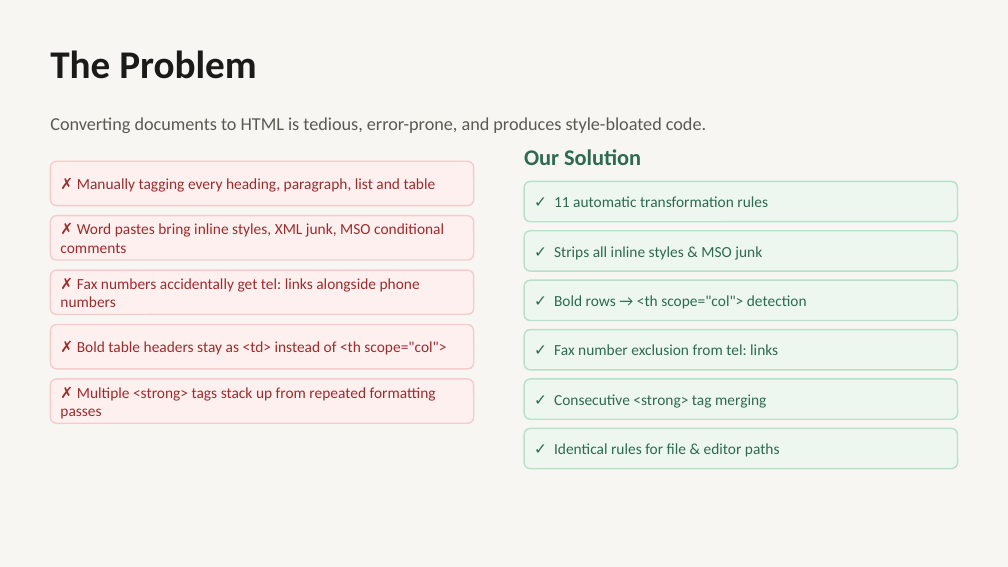
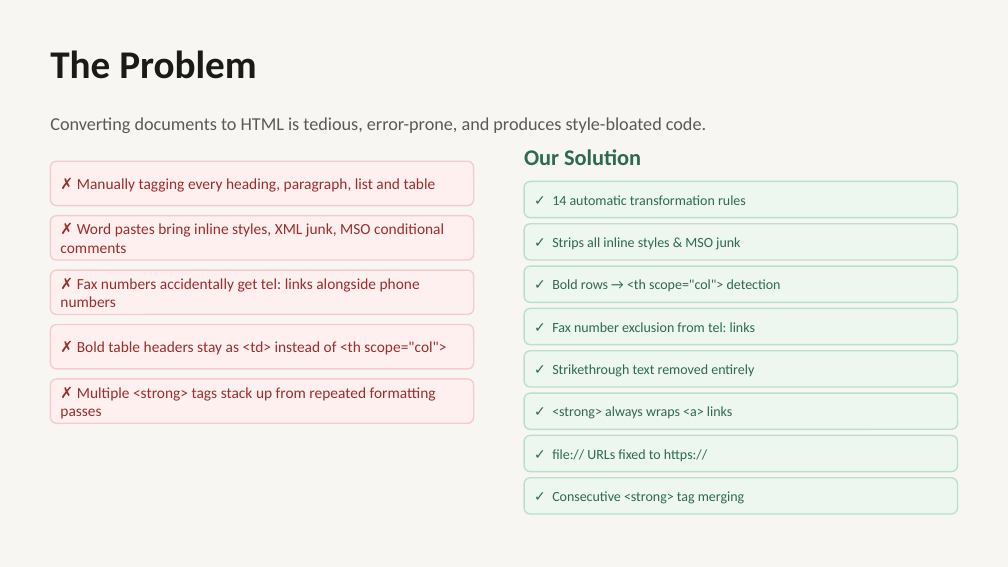
Before and after one commit to mckeyan2/docs-to-html-code, a slide deck: slide 2 of dochtml-demo.pptx. Drawn at 1008x567 pixels with LibreOffice and Linux fonts; fonts in the diff are those of the drawing. Boxes give left, top, right and bottom in pixels: in the first picture for what was removed or moved away, otherwise in the second. Text is boxed around its words. In the diff, an @@ line names an element or a change of style, - is before the commit and + after.

Commit message:
Strikethrough & Url orrection

```diff
--- a/dochtml-demo.pptx
+++ b/dochtml-demo.pptx
@@ rounded rectangle: place and size @@
-rounded rectangle at bbox=[524, 181, 958, 222]
+rounded rectangle at bbox=[524, 181, 958, 218]
@@ text at bbox=[552, 195, 746, 205]: text changed; size 11 to 10 pt @@
-✓ 11 automatic transformation rules
+✓ 14 automatic transformation rules
@@ rounded rectangle: place and size @@
-rounded rectangle at bbox=[524, 231, 958, 271]
+rounded rectangle at bbox=[524, 224, 958, 260]
@@ text "✓ Strips all inline styles ...": place and size @@
-text "✓ Strips all inline styles ..." at bbox=[554, 246, 762, 260]
+text "✓ Strips all inline styles ..." at bbox=[552, 237, 740, 250]
@@ rounded rectangle: place and size @@
-rounded rectangle at bbox=[524, 280, 958, 321]
+rounded rectangle at bbox=[524, 266, 958, 302]
@@ text "✓ Bold rows → <th ...": place and size @@
-text "✓ Bold rows → <th ..." at bbox=[554, 295, 807, 309]
+text "✓ Bold rows → <th ..." at bbox=[552, 279, 781, 291]
@@ rounded rectangle: place and size @@
-rounded rectangle at bbox=[524, 330, 958, 370]
+rounded rectangle at bbox=[524, 308, 958, 345]
@@ text "✓ Fax number exclusion from ...": place and size @@
-text "✓ Fax number exclusion from ..." at bbox=[554, 344, 778, 355]
+text "✓ Fax number exclusion from ..." at bbox=[552, 322, 755, 332]
@@ rounded rectangle: place and size @@
-rounded rectangle at bbox=[524, 379, 958, 419]
+rounded rectangle at bbox=[524, 351, 958, 387]
@@ text added at bbox=[552, 364, 754, 377], 10 pt, text #2D6A4F @@
+✓ Strikethrough text removed entirely
@@ proportions changed in 6 elements at bbox=[524, 181, 958, 218], bbox=[524, 224, 958, 260], bbox=[524, 266, 958, 302], bbox=[524, 308, 958, 345], bbox=[524, 351, 958, 387], bbox=[524, 393, 958, 429] @@
@@ rounded rectangle: place and size @@
-rounded rectangle at bbox=[524, 428, 958, 469]
+rounded rectangle at bbox=[524, 393, 958, 429]
@@ text at bbox=[552, 406, 732, 419]: text changed; size 11 to 10 pt @@
-✓ Identical rules for file & editor paths
+✓ <strong> always wraps <a> links
@@ rounded rectangle added at bbox=[524, 435, 958, 472], fill #EDF7F0, outline #B7E1C9 1 pt @@
@@ text added at bbox=[552, 449, 707, 462], 10 pt, text #2D6A4F @@
+✓ file:// URLs fixed to https://
@@ rounded rectangle added at bbox=[524, 478, 958, 514], fill #EDF7F0, outline #B7E1C9 1 pt @@
@@ size 11 to 10 pt in 4 elements at bbox=[552, 237, 740, 250], bbox=[552, 279, 781, 291], bbox=[552, 322, 755, 332], bbox=[552, 491, 744, 504] @@
@@ text "✓ Consecutive <strong> tag merging": place and size @@
-text "✓ Consecutive <strong> tag merging" at bbox=[554, 394, 766, 408]
+text "✓ Consecutive <strong> tag merging" at bbox=[552, 491, 744, 504]
```
Also in this commit, not shown: 4 other slides changed, 1 slide added, 2 other files.
